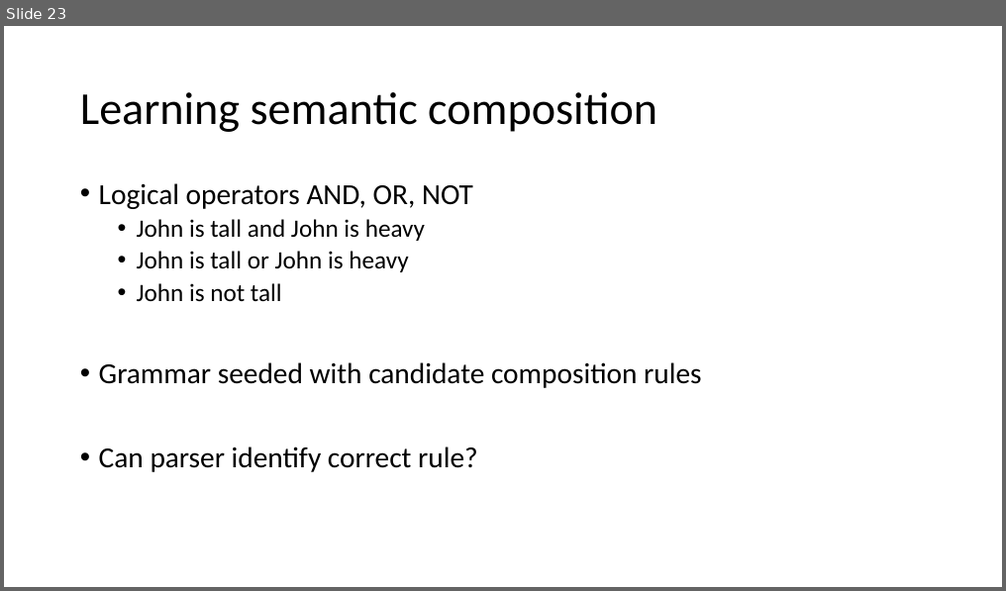
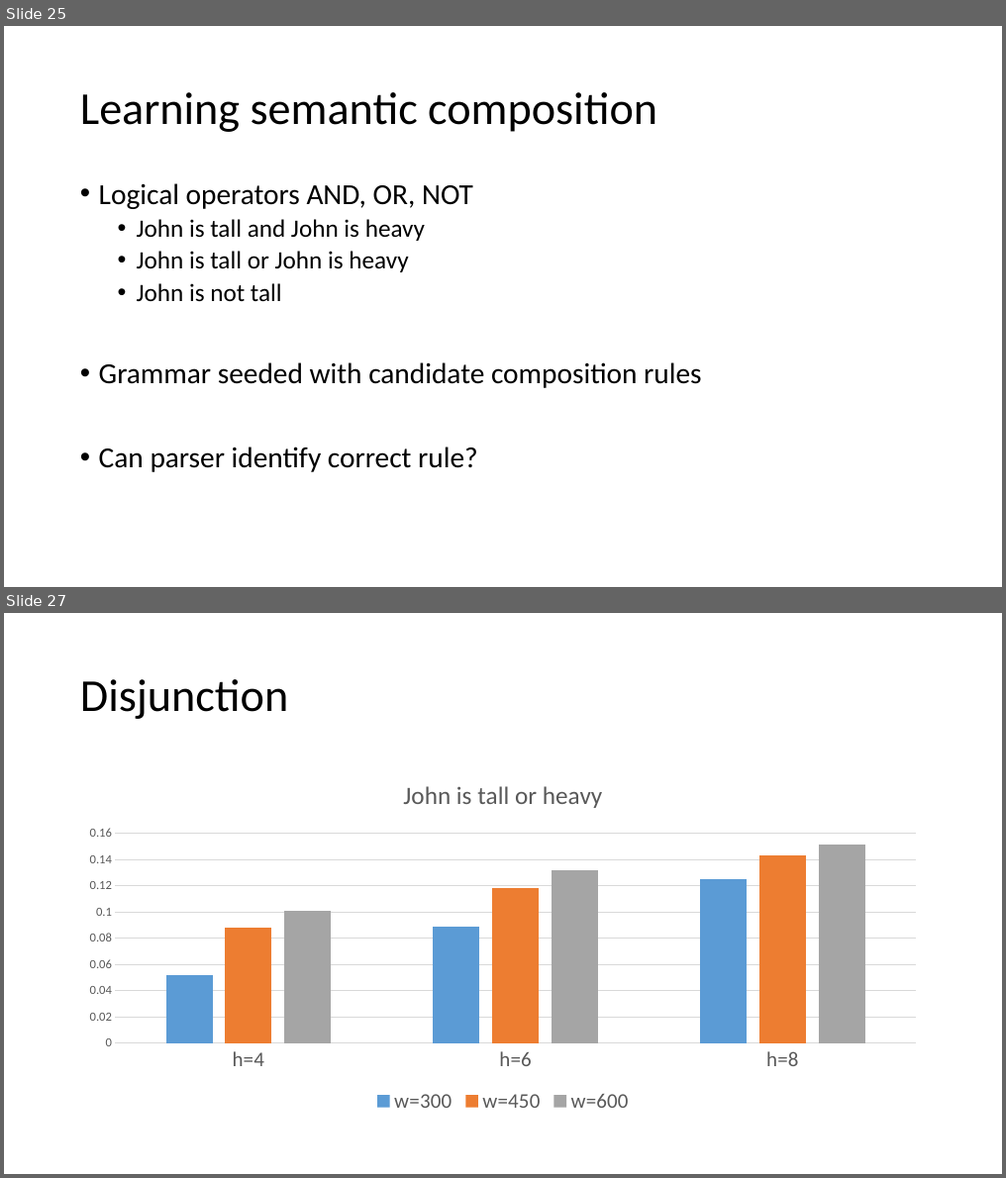
Before and after one commit to JsonFreeman/semppl, a slide deck: LabMeeting.pptx. Shown one above the other, each under a label of ours: slide 23 before the commit, slides 25 and 27 after it; the slides between them are not shown. The pictures are 1006x591 and 1006x1178 pixels, drawn with LibreOffice and Linux fonts; fonts in the diff are those of the drawing. Boxes give left, top, right and bottom in pixels: in the first picture for what was removed or moved away, otherwise in the second. Text is boxed around its words. In the diff, an @@ line names an element or a change of style, - is before the commit and + after.

```diff
--- a/LabMeeting.pptx
+++ b/LabMeeting.pptx
@@ slide 27 added at [4, 613, 1002, 1174], background #FFFFFF @@
@@ title added at [80, 679, 288, 719], 44 pt, text #000000 @@
+Disjunction
@@ column chart added at [73, 762, 934, 1119] @@
+title "John is tall or heavy "
+categories: h=4, h=6, h=8
+w=300: 0.052, 0.089, 0.125
+w=450: 0.088, 0.118, 0.143
+w=600: 0.101, 0.132, 0.151
@@ what was slide 23 is now slide 25 @@
```
Also in this commit, not shown: 3 slides changed, 4 other slides added, 3 slides removed.
